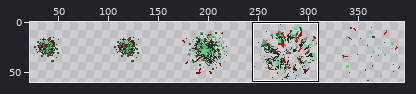
Sprite sheet, stored at res/Explosion.png. Above, an overview of the earlier version with the close-up marked.
Close-up. First the earlier version:
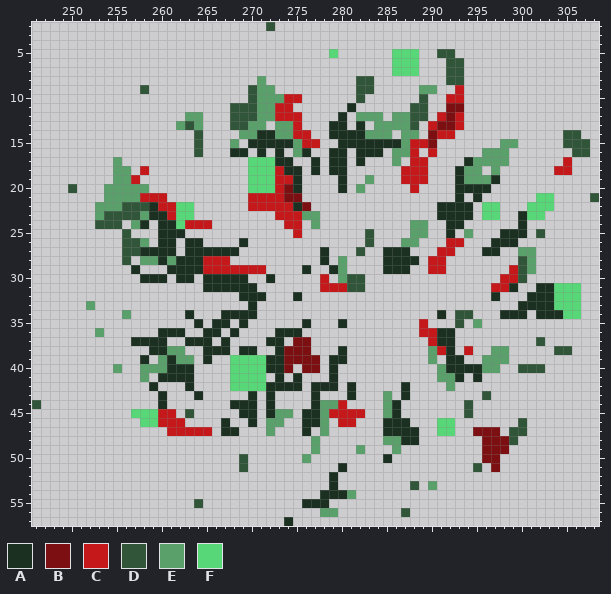
The file is 800x120 pixels, drawn in blocks of 2x2; one block is one cell here. Shown: x 246..308, y 2..57. The wide view leaves out empty margins. The commit also changed other parts of the picture, which this record leaves out.
Palette (. is transparent): A #1b3020  B #7c0f11  C #c4181a  D #305539  E #5aa06b  F #58d778
Pixels before, first column x 246:
 2 ..........................D....................................
 3 ...............................................................
 4 ...............................................................
 5 .................................F......FFF..DD................
 6 ........................................FFF...DD...............
 7 ........................................FFF...DD...............
 8 .........................E..........DD........DD...............
 9 ............D...........DEE.........DD.....EE..C...............
10 ........................DEEECC......D......D..CC...............
11 ......................DDDEECC......A......DD..BB...............
12 .................EE...DDDEECCC....A.EEE.EEDD.CBC...............
13 ................EDE...DDEE.EEC...AA.A.EEEED.CBBC...............
14 ..................D....EEAAEECC..AAAAEEE.EE.BCC............DD..
15 ..................D...E.AAAAAECC..AAAAAAAECCB.......EE.....DDD.
16 ..................D...AA.A.A.EA..AA.AAA.EEC.C.....EEE.......DD.
17 .........E..............FFFAA..A.AA.A...E.CC....AEEEE......C...
18 .........EE.C...........FFFCAA.A.AA......CCC...AEE.E......CC...
19 .........EEC............FFFCCA....A..E...CCC...AEEEA...........
20 ....D...EEEEE...........FFFCBA....A.E.....C....AAAA............
21 ........EEEECCC.........CCCCBB.................A.A......FF....D
22 .......EEEDDDACCFF......CCCCCAB..............AAAA.FF...FFF.....
23 .......EDDDDEAACFF.........CCCEE.............AAAA.FF..AFF......
24 .......DDD.EA.AAFCCC........CC.E..........EE..AA......A........
25 ..........D...AAA............C.......D....EE..A.E...AAA.D......
26 ..........DDE.AA.AA....A.............D...EE...CC...AAA.........
27 ..........DDAAAA.AAAAAA.........A...D..AAA...CC...AA..EE.......
28 ..........D.EEAEAAACCC..........A.E....AAAA.CC........DE.......
29 ...........A...AAAACCCCCCC....A..AE....AAA..CC.......CDE.......
30 ............AAA.AA.AAAAA..A.....C.EDD...............CCD........
31 ...................AAAAAA.......CCCDD..............CCA..AAFFF..
32 .......................AAA...A.....................A...AAAFFF..
33 ......E.................A.............................AAAAFFF..
34 ..........E......A...AAAA....................A.DD...AAA.AAAFF..
35 ..................A.AA.A......A...A........C...D.E.............
36 .......E......AAA..AA.A....AAA.............CCAA................
37 ...........AAAA..AAA.A....AA.BB.............CAA.........D......
38 .............AAEE..AAA.AA..ABBB...A.........ECA.C..EE.....DD...
39 ............A.EAEE.A..FFFFAABBBB.AA.........E.AA..EEE..........
40 .........E..EEEAAA....FFFFAAB.BB.A...........EAAAAEE..DDD......
41 ............E.AAAA....FFFF.A.A...A...........EEA.A.............
42 .............A...A....FFFFAAAA.AAA.A.....A....E................
43 ..............A...A.....A.A....A...A...E.A........D............
44 D.............A.......AAA.A....AEEC....EA.......D..............
45 ...........FFFCC.D.....AA.AEE.AAECCCC..EA.......D..............
46 ............FFCCC....A..A.EE..AAE.CC...AAA...FF.......D........
47 ...............CCCCC.AA...E...A.E......AAAA..FF..BBB.DD........
48 ...............................E.......EEAA.......BBBD.........
49 ...............................E....E...E.........BBB..........
50 .......................D......E........A..........BB...........
51 .......................D..........A..............D.B...........
52 .................................A.............................
53 .................................A........D.E..................
54 ................................AAAE...........................
55 ..................D...........AAA..............................
56 ................................EE.......D.....................
57 ............................A..................................
New version:
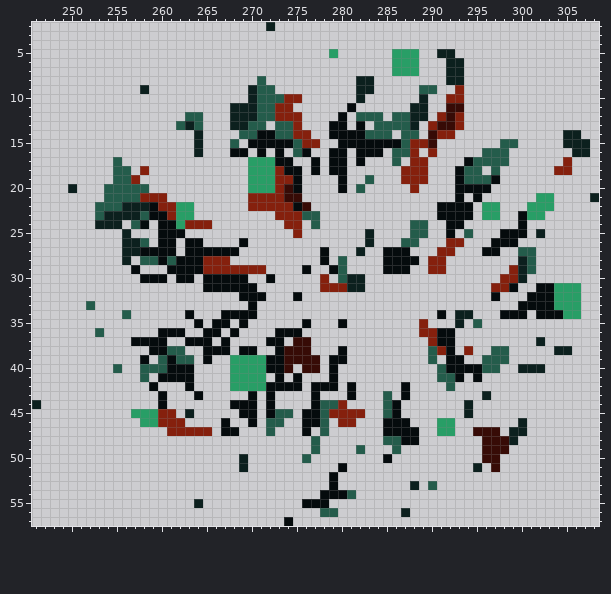
From old to new:
{"colour":"A","old":"#1b3020","new":"#050b0d"}
{"colour":"B","old":"#7c0f11","new":"#370b06"}
{"colour":"C","old":"#c4181a","new":"#85200d"}
{"colour":"D","old":"#305539","new":"#0c201e"}
{"colour":"E","old":"#5aa06b","new":"#245c4b"}
{"colour":"F","old":"#58d778","new":"#289e66"}
{"label":"changed","picture_box":[266,22,275,31]}
{"label":"changed","picture_box":[68,49,599,526]}
{"label":"changed","picture_box":[32,400,41,409]}
